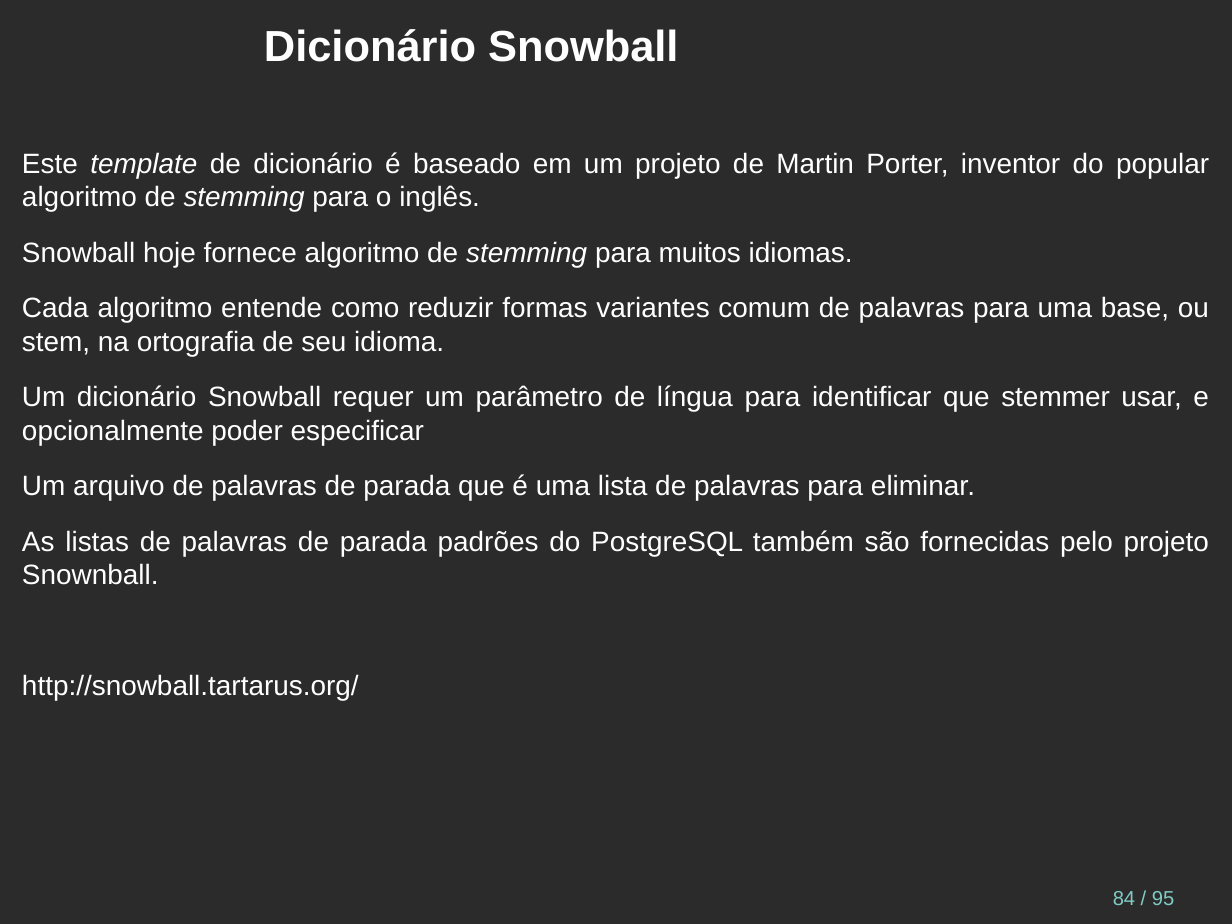
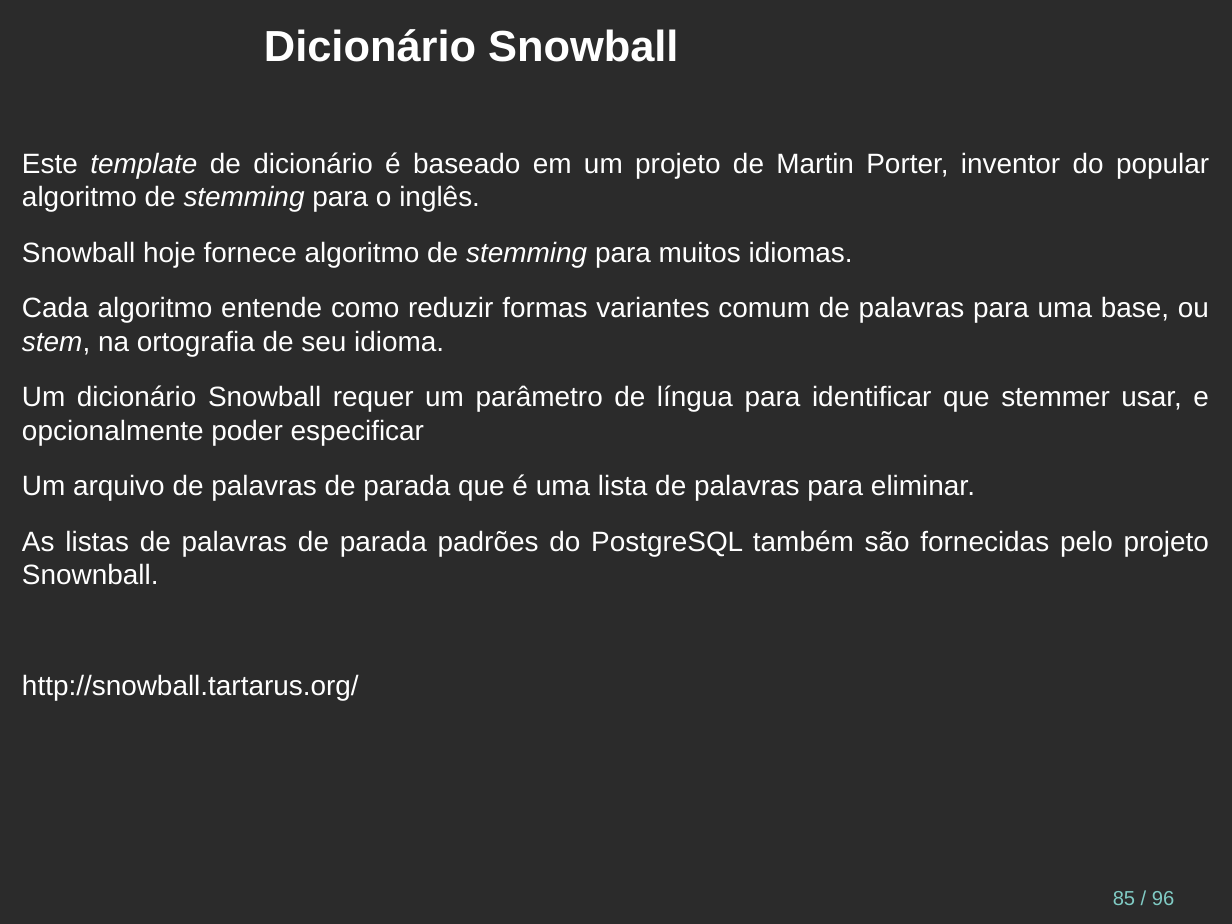
Before and after one commit to juliano777/db_fts, a slide deck: slide 85 of fts_pt-br.odp (slide 84 before the commit). Drawn at 1232x924 pixels with LibreOffice and Linux fonts; fonts in the diff are those of the drawing; background and template pictures are left out; a plain dark background stands for a picture behind light text. Boxes give left, top, right and bottom in pixels: in the first picture for what was removed or moved away, otherwise in the second. Text is boxed around its words. In the diff, an @@ line names an element or a change of style, - is before the commit and + after.

```diff
--- a/fts_pt-br.odp
+++ b/fts_pt-br.odp
@@ text at (22, 296, 1209, 356): italic on in "stem," @@
@@ page number at (1113, 891, 1174, 905): text changed @@
-84 / 95
+85 / 96
```
Also in this commit, not shown: 8 other slides changed, 2 slides added, 1 slide removed.
